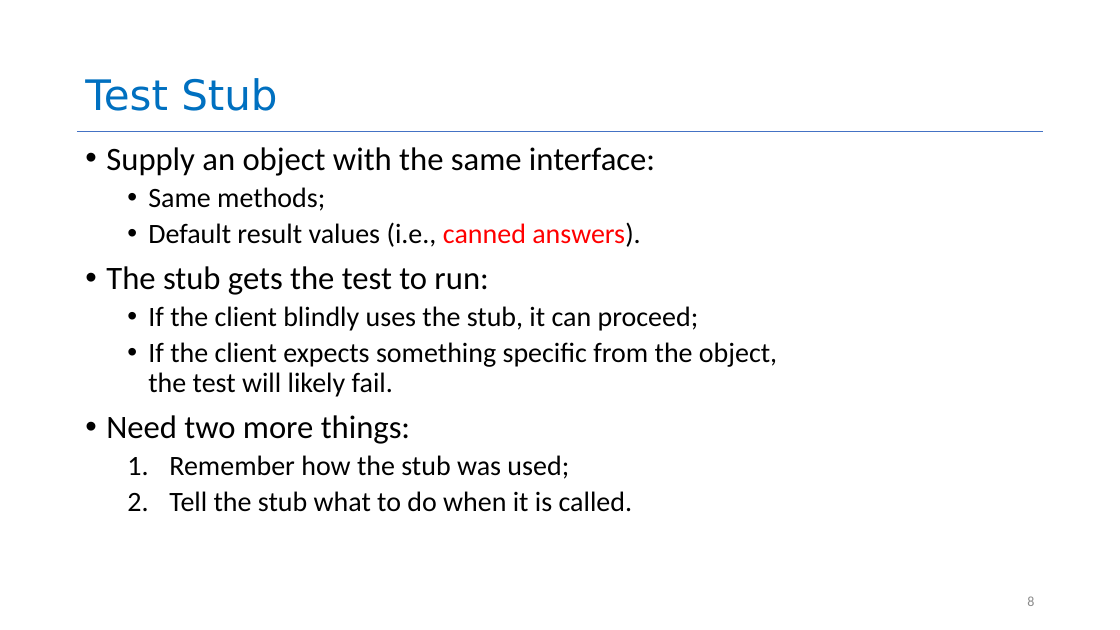
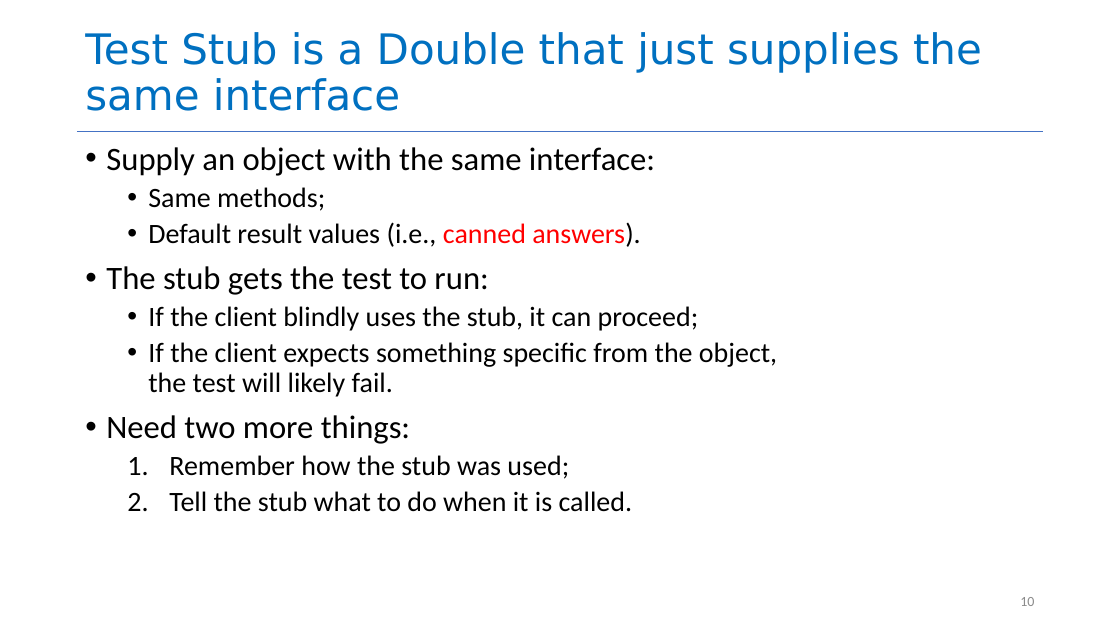
Before and after one commit to neu-se/CS4530-Spring-2022, a slide deck: slide 10 of Slides/Lesson 5.3 Testing Systems.pptx (slide 8 before the commit). Drawn at 1120x630 pixels with LibreOffice and Linux fonts; fonts in the diff are those of the drawing. Boxes give left, top, right and bottom in pixels: in the first picture for what was removed or moved away, otherwise in the second. Text is boxed around its words. In the diff, an @@ line names an element or a change of style, - is before the commit and + after.

```diff
--- a/Slides/Lesson 5.3 Testing Systems.pptx
+++ b/Slides/Lesson 5.3 Testing Systems.pptx
@@ title at bbox=[85, 32, 982, 111]: text changed @@
-Test Stub
+Test Stub is a Double that just supplies the same interface
@@ page number at bbox=[1020, 597, 1034, 606]: text changed @@
-8
+10
```
Also in this commit, not shown: 11 other slides changed, 4 slides added, 3 slides removed, 1 other file.
